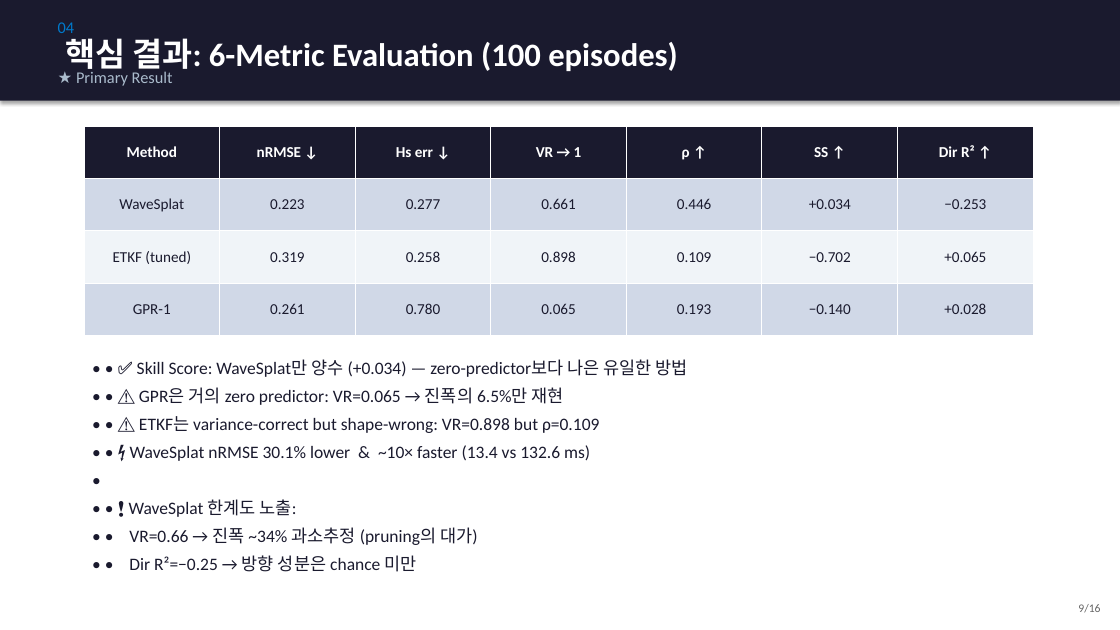
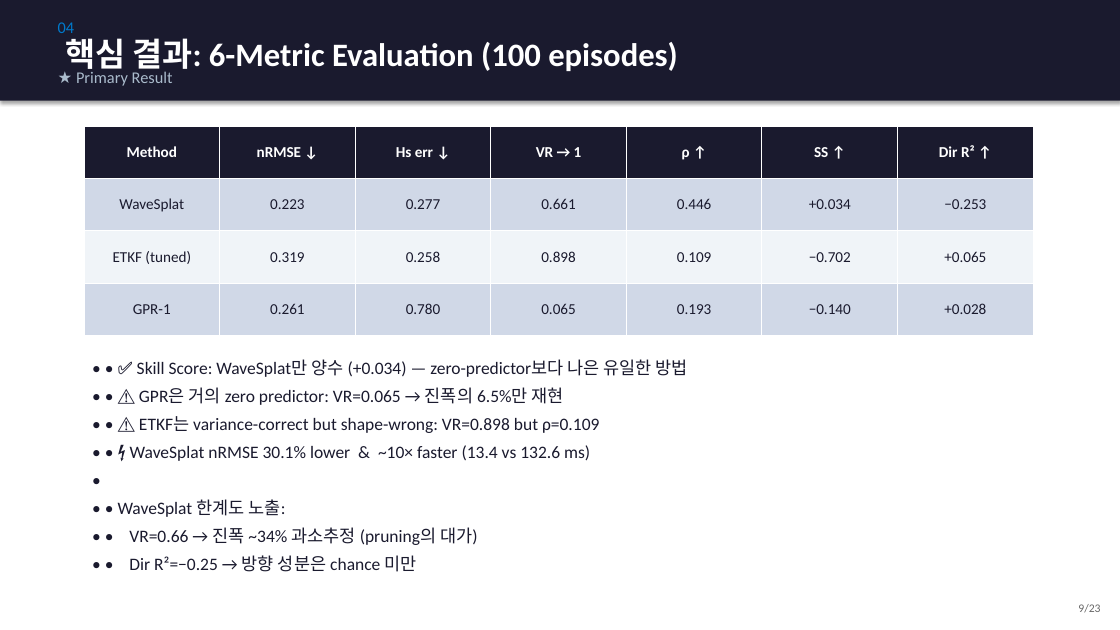
Before and after one commit to SAEYONGPARK94/wavesplat, a slide deck: slide 9 of wavesplat/docs/labmeeting_wavesplat.pptx. Drawn at 1120x630 pixels with LibreOffice and Linux fonts; fonts in the diff are those of the drawing. Boxes give left, top, right and bottom in pixels: in the first picture for what was removed or moved away, otherwise in the second. Text is boxed around its words. In the diff, an @@ line names an element or a change of style, - is before the commit and + after.

```diff
--- a/wavesplat/docs/labmeeting_wavesplat.pptx
+++ b/wavesplat/docs/labmeeting_wavesplat.pptx
@@ text at (118, 499, 286, 517): text changed @@
-• • ❗ WaveSplat 한계도 노출:
+• • WaveSplat 한계도 노출:
@@ text at (1078, 604, 1100, 613): text changed @@
-9/16
+9/23
```
Also in this commit, not shown: 15 other slides changed, 7 slides added, 3 other files.
